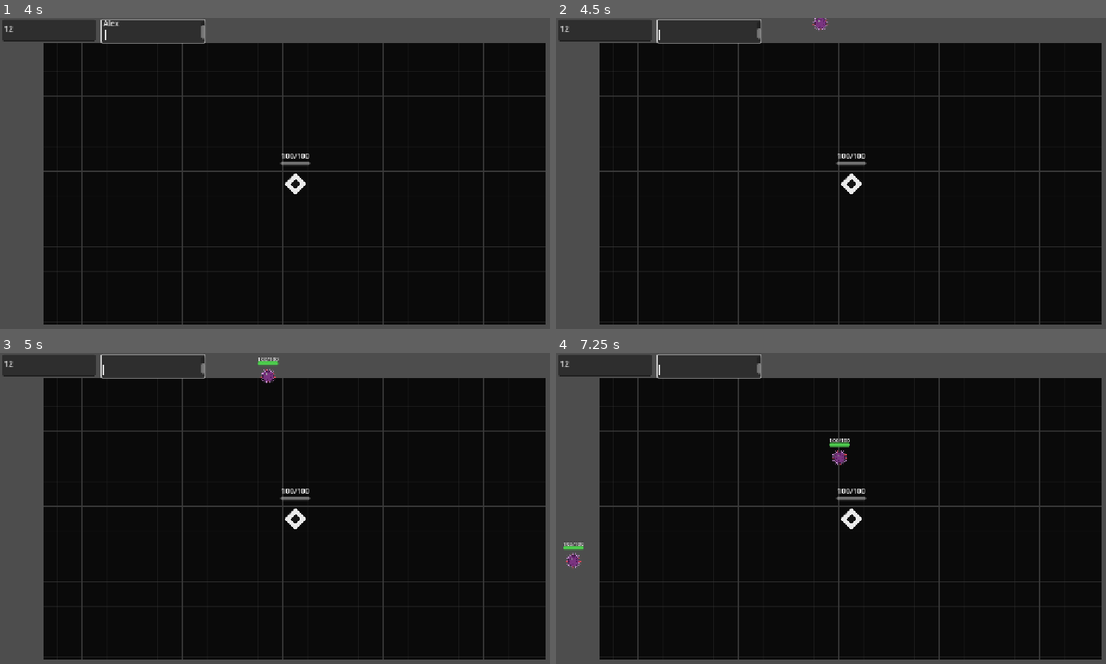
Above: before the commit, frames 1-4 (two rows, left to right).
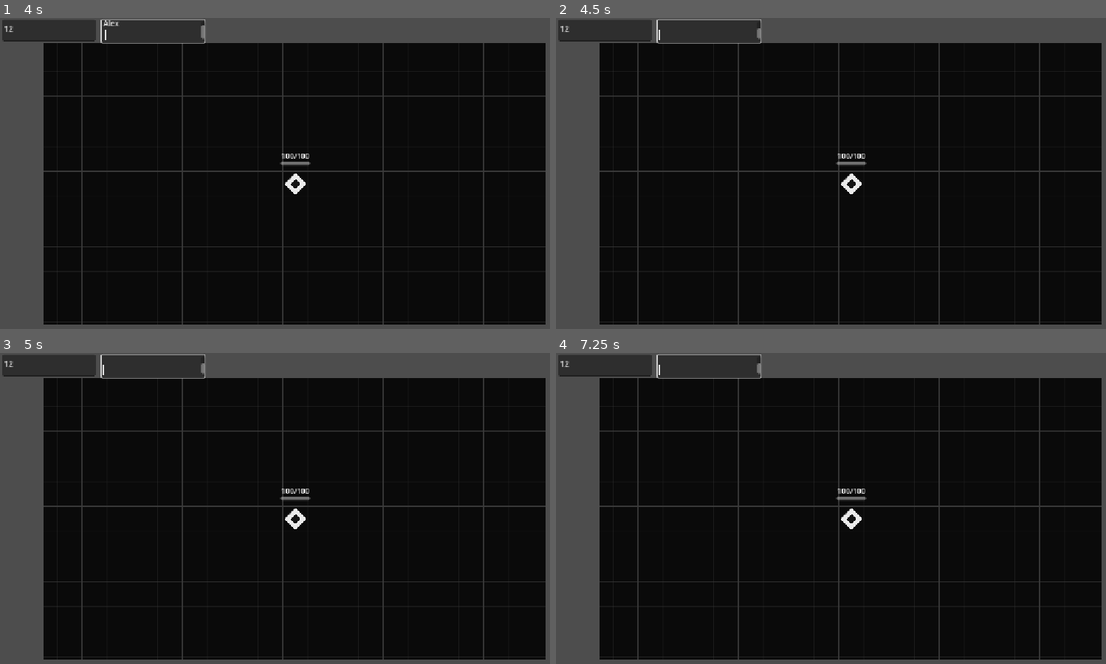
Above: after the commit, the same moments.

Repository: 135asdf/LightToweranCell
Game: Godot game, scene res://ui/Main/main.tscn
Two runs of this game, one before a commit and one after it. Both use one fixed random seed, a clock stepped at 60 frames per second and the inputs below.
Inputs (mouse positions are in pixels of both pictures, inside the frame that each line leads up to):
- Up to frame 1 (4 s): click "开始游戏" at 0.5 s; click "1" at 1.25 s; click (49, 30) at 2.02 s; type "12" at 2.1 s; click (154, 30) at 2.25 s; type "Alex" at 2.33 s; tap Enter at 2.75 s; move the mouse to (423, 167) at 2.77 s; click (423, 167) at 2.92 s; tap Space at 3.5 s; move the mouse to (176, 201) at 3.52 s; click (176, 201) at 3.67 s
- Up to frame 2 (4.5 s): tap Enter at 4.25 s; move the mouse to (908, 111) at 4.27 s; click (908, 111) at 4.42 s
- Up to frame 3 (5 s): no input
- Up to frame 4 (7.25 s): move the mouse to (820, 586) at 5.02 s; click (820, 586) at 5.17 s; move the mouse to (1029, 567) at 5.77 s; click (1029, 567) at 5.92 s; move the mouse to (671, 468) at 6.52 s; click (671, 468) at 6.67 s

Frame 1 is identical in both runs. In frame 2, less than 0.1% of the frame differs, in the area x 46-50%, y 0-5%; in frame 3, 0.2%; in frame 4, 0.4%, in the area x 1-54%, y 27-70%.
Error after the commit: Invalid access to property or key 'damage' on a base object of type 'Resource (MonsterData)'. (res://base/enemy_base/monster_base.gd:23)

Commit message:
feat: add typed content resource models

Diff:
--- /dev/null
+++ b/base/catalogs/level_catalog.gd
@@ -0,0 +1,10 @@
+class_name LevelCatalog
+extends Resource
+
+@export var entries: Array[LevelCatalogEntry] = []
+
+func find_by_id(id: StringName) -> LevelCatalogEntry:
+    for entry in entries:
+        if entry != null and entry.level_id == id:
+            return entry
+    return null
--- /dev/null
+++ b/base/catalogs/level_catalog_entry.gd
@@ -0,0 +1,8 @@
+class_name LevelCatalogEntry
+extends Resource
+
+@export var level_id: StringName
+@export var display_name: String
+@export var scene: PackedScene
+@export var default_unlocked: bool = true
+@export var preview: Texture2D
--- /dev/null
+++ b/base/catalogs/tower_catalog.gd
@@ -0,0 +1,10 @@
+class_name TowerCatalog
+extends Resource
+
+@export var entries: Array[TowerCatalogEntry] = []
+
+func find_by_id(id: StringName) -> TowerCatalogEntry:
+    for entry in entries:
+        if entry != null and entry.tower_id == id:
+            return entry
+    return null
--- /dev/null
+++ b/base/catalogs/tower_catalog_entry.gd
@@ -0,0 +1,6 @@
+class_name TowerCatalogEntry
+extends Resource
+
+@export var tower_id: StringName
+@export var data: TowerData
+@export var scene: PackedScene
--- a/base/enemy_base/monster_data.gd
+++ b/base/enemy_base/monster_data.gd
@@ -1,25 +1,27 @@
 class_name MonsterData
 extends Resource
-##名字
-@export var monster_name: String = "Basic Monster"
-##最大生命值
-@export var max_health: int = 100
-##移速
-@export var move_speed: float = 80.0
-##伤害
-@export var damage: int = 10
-##击杀得分
-@export var score_value: int = 10
-## 怪物类别
-enum MonsterType {
-	NORMAL,
-	ELITE,
-	BOSS,
-}
-##类别（普通/精英/Boss）
+
+enum MonsterType { NORMAL, ELITE, BOSS }
+
+@export_group("Identity")
+@export var monster_id: StringName = &"basic_monster"
+@export var display_name: String = "Basic Monster"
 @export var monster_type: MonsterType = MonsterType.NORMAL
 
-## 基础抗性：实际承伤 = 伤害 × (1 - armor)
-@export var armor: float = 0.0
-##负面效果抗性（减速/灼烧时长修正）
-@export var negative_status_resistance: float = 0.0
+@export_group("Health")
+@export_range(1, 100000, 1) var max_health: int = 100
+@export_range(0.0, 0.95, 0.01) var armor: float = 0.0
+
+@export_group("Movement")
+@export_range(0.0, 2000.0, 1.0, "suffix:px/s") var move_speed: float = 80.0
+
+@export_group("Contact")
+@export_range(0, 100000, 1) var contact_damage: int = 10
+@export_range(1.0, 256.0, 1.0, "suffix:px") var reach_distance: float = 20.0
+
+@export_group("Status")
+@export_range(0.0, 1.0, 0.01) var negative_status_resistance: float = 0.0
+
+@export_group("Reward")
+@export_range(0, 100000, 1) var score_value: int = 10
+@export_range(0, 100000, 1) var energy_reward: int = 0
--- /dev/null
+++ b/base/level_base/resources/enemy_spawn_entry.gd
@@ -0,0 +1,7 @@
+class_name EnemySpawnEntry
+extends Resource
+
+@export var enemy_scene: PackedScene
+@export_range(1, 10000, 1) var count: int = 1
+@export_range(0.0, 60.0, 0.05, "suffix:s") var interval: float = 1.0
+@export var spawn_point_id: StringName = &"north"
--- /dev/null
+++ b/base/level_base/resources/grid_config.gd
@@ -0,0 +1,8 @@
+class_name GridConfig
+extends Resource
+
+@export_range(1, 128, 1) var columns: int = 19
+@export_range(1, 128, 1) var rows: int = 11
+@export_range(1.0, 256.0, 1.0, "suffix:px") var spacing: float = 64.0
+@export var origin: Vector2 = Vector2(640, 360)
+@export var blocked_cells: Array[Vector2i] = [Vector2i(9, 5)]
--- /dev/null
+++ b/base/level_base/resources/level_data.gd
@@ -0,0 +1,15 @@
+class_name LevelData
+extends Resource
+
+@export_group("Identity")
+@export var level_id: StringName = &"level_01"
+@export var display_name: String = "Level 1"
+@export_group("Crystal")
+@export_range(1, 100000, 1) var crystal_max_health: int = 100
+@export_group("Economy")
+@export_range(0, 100000, 1) var starting_energy: int = 100
+@export_group("Build")
+@export var grid_config: GridConfig
+@export var allowed_tower_ids: Array[StringName] = []
+@export_group("Waves")
+@export var waves: Array[WaveData] = []
--- /dev/null
+++ b/base/level_base/resources/wave_data.gd
@@ -0,0 +1,7 @@
+class_name WaveData
+extends Resource
+
+@export_range(0.0, 120.0, 0.1, "suffix:s") var start_delay: float = 0.0
+@export_range(0.0, 120.0, 0.1, "suffix:s") var end_delay: float = 1.0
+@export var wait_for_clear: bool = true
+@export var entries: Array[EnemySpawnEntry] = []
--- a/base/tower_base/tower_data.gd
+++ b/base/tower_base/tower_data.gd
@@ -6,6 +6,12 @@
 ## 数值在检查器里直接改；塔脚本通过 @export var config: TowerData 引用
 ## 不同塔共用同一份类，各自填各自的数值；塔有专属字段时再建子类资源
 ##（如 BlazingTowerData extends TowerData 加火元素增伤字段）
+
+@export_group("Identity")
+@export var tower_id: StringName = &"tower"
+@export var display_name: String = "Tower"
+@export var icon: Texture2D
+@export_range(0, 100000, 1) var build_cost: int = 10
 
 ## —— 基础属性 ——
 @export var attack_range := 300.0          # 攻击半径（策划：半径 300）
--- /dev/null
+++ b/tests/resources/test_resource_models.gd
@@ -0,0 +1,31 @@
+extends SceneTree
+
+const TestSuite = preload("res://tests/support/test_suite.gd")
+
+func _init() -> void:
+    call_deferred("_run")
+
+func _run() -> void:
+    var suite := TestSuite.new()
+    var monster := MonsterData.new()
+    suite.expect_eq(monster.monster_id, &"basic_monster", "monster id default")
+    suite.expect_eq(monster.contact_damage, 10, "contact damage default")
+
+    var grid := GridConfig.new()
+    suite.expect_eq(grid.columns, 19, "grid columns")
+    suite.expect_eq(grid.rows, 11, "grid rows")
+
+    var spawn := EnemySpawnEntry.new()
+    spawn.count = 3
+    var wave := WaveData.new()
+    wave.entries = [spawn]
+    var level := LevelData.new()
+    level.waves = [wave]
+    suite.expect_eq(level.waves[0].entries[0].count, 3, "nested wave data")
+
+    var level_entry := LevelCatalogEntry.new()
+    level_entry.level_id = &"level_01"
+    var catalog := LevelCatalog.new()
+    catalog.entries = [level_entry]
+    suite.expect_true(catalog.find_by_id(&"level_01") == level_entry, "catalog lookup")
+    suite.finish(self)
Not shown, added: base/catalogs/level_catalog.gd.uid
Not shown, added: base/catalogs/level_catalog_entry.gd.uid
Not shown, added: base/catalogs/tower_catalog.gd.uid
Not shown, added: base/catalogs/tower_catalog_entry.gd.uid
Not shown, added: base/level_base/resources/enemy_spawn_entry.gd.uid
Not shown, added: base/level_base/resources/grid_config.gd.uid
Not shown, added: base/level_base/resources/level_data.gd.uid
Not shown, added: base/level_base/resources/wave_data.gd.uid
Not shown, added: tests/resources/test_resource_models.gd.uid
